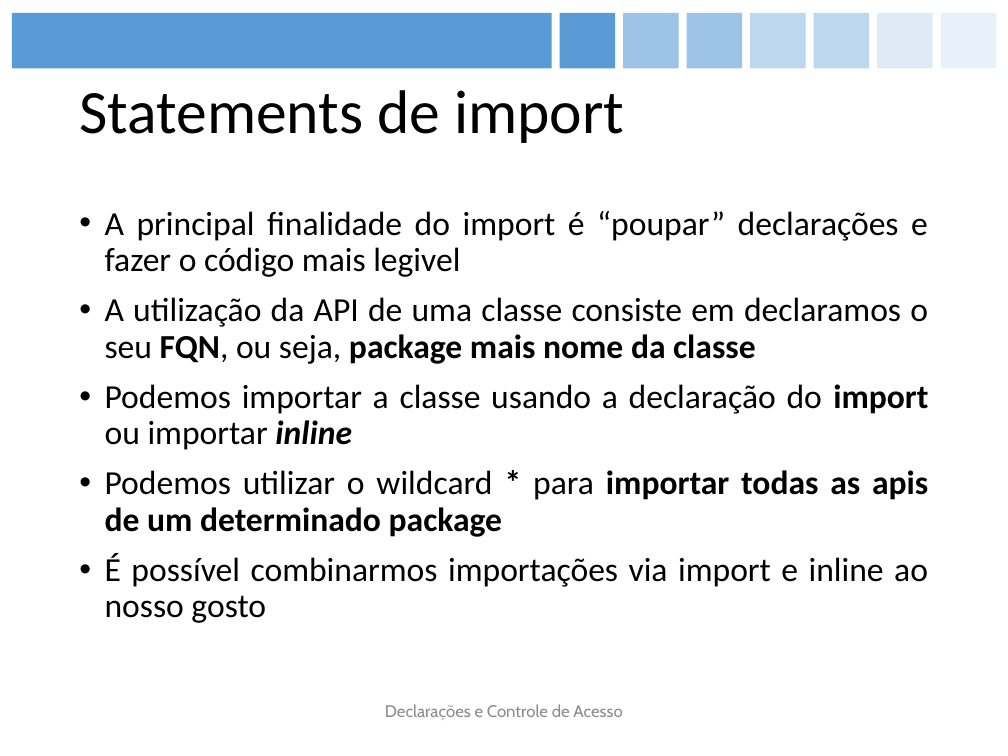
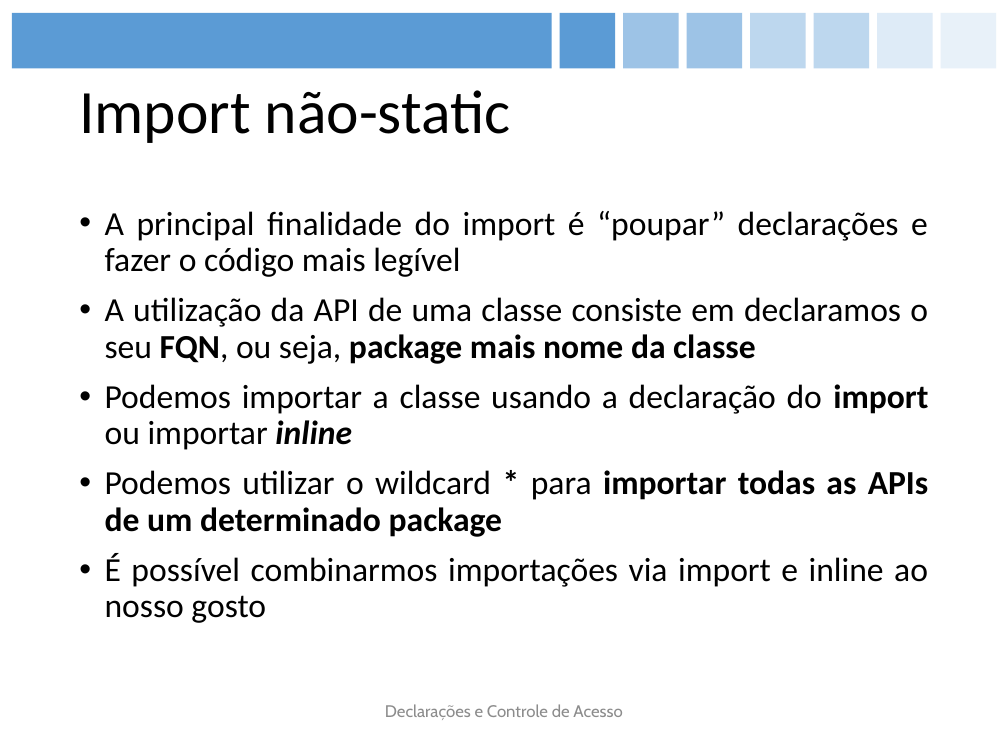
Before and after one commit to figueiredojrr/treinamentoJavaSeOcaAgosto, a slide deck: slide 14 of TreinamentoJavaSeOca/documentos/apresentação/OCA.pptx. Drawn at 1008x756 pixels with LibreOffice and Linux fonts; fonts in the diff are those of the drawing. Boxes give left, top, right and bottom in pixels: in the first picture for what was removed or moved away, otherwise in the second. Text is boxed around its words. In the diff, an @@ line names an element or a change of style, - is before the commit and + after.

```diff
--- a/TreinamentoJavaSeOca/documentos/apresentação/OCA.pptx
+++ b/TreinamentoJavaSeOca/documentos/apresentação/OCA.pptx
@@ title at (79, 90, 511, 143): text changed @@
-Statements de import
+Import não-static
@@ text at (105, 211, 928, 277): text changed @@
-• A principal finalidade do import é “poupar” declarações e fazer o código mais legivel
+• A principal finalidade do import é “poupar” declarações e fazer o código mais legível
@@ text at (105, 470, 929, 537): text changed @@
-• Podemos utilizar o wildcard * para importar todas as apis de um determinado package
+• Podemos utilizar o wildcard * para importar todas as APIs de um determinado package
```
Also in this commit, not shown: 20 other slides changed, 2 slides added.
